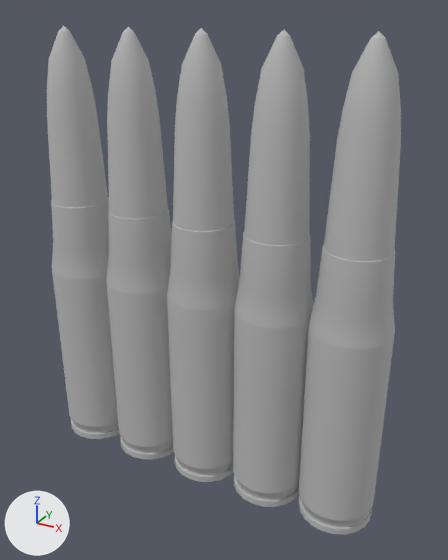
The FBX model Assets/Models/Ammo_7_62_Five.fbx, before and after one commit.
Rendered twice from a 50 mm camera at (0.0165, -0.0179, 0.0175) aimed at (0.0064, 0.0003, 0.0084). The axes (+X, +Y, +Z) are drawn at lower left. The lights are the same throughout.

In view in the first picture: 'Ammo_7_62_Five'.
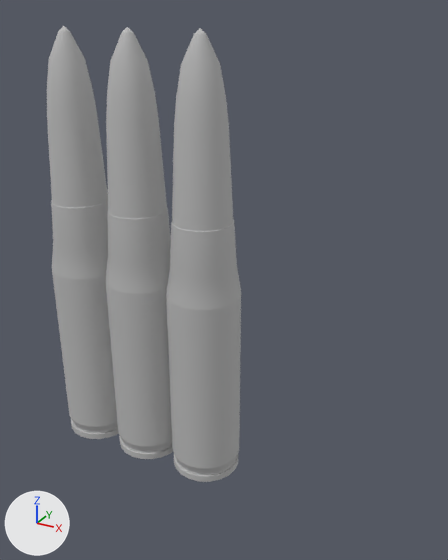
What differs and where, as boxes [x1, y1, x2, y2] in the pictures (448 x 560 px; the box of a moved part takes in the faces that stretch with it):
```json
{"object": "Ammo_7_62_Five", "change": "reshaped, moved, rescaled", "before": [47, 26, 401, 535], "after": [47, 26, 241, 482], "on screen": "45% narrower, 10% shorter"}
{"part": 1, "of": "me_mesh", "change": "moved or reshaped", "before": [106, 27, 174, 459], "after": [105, 27, 173, 459]}
{"part": 2, "of": "me_mesh", "change": "moved or reshaped", "before": [167, 28, 240, 482], "after": [166, 28, 241, 482]}
{"part": 3, "of": "me_mesh", "change": "deleted", "before": [233, 30, 313, 507]}
{"part": 4, "of": "me_mesh", "change": "deleted", "before": [299, 31, 401, 535]}
```

Edits to the scene script, one JSON object a line:
```json
{"block": "me_mesh", "where": "me_mesh.from_pydata(...)  # 3110 vertices, 3200 faces; spans x -1.22..11.06, y 0.0..14.82, z -1.22..1.22"}
{"block": "me_mesh", "where": "# used by ob_ammo_7_62_five; location = (0.00019, 0.0, 0.00001); rotation_euler = (1.571, 0.0, 0.0), in degrees (90, 0, 0); scale = (0.00114, 0.00114, 0.00114)"}
{"block": "me_mesh", "change": "me_mesh part 1: the loose piece of 622 vertices spanning x 1.24..3.68, y 0.0..14.82, z -1.22..1.22 is scaled about its middle by 0.114, then moved by (-2.46, -7.41, 0.0)"}
{"block": "me_mesh", "change": "me_mesh part 2: the loose piece of 622 vertices spanning x 3.7..6.14, y 0.0..14.82, z -1.22..1.22 is scaled about its middle by 0.114, then moved by (-4.64, -7.41, 0.0)"}
{"block": "me_mesh", "change": "me_mesh part 3: the loose piece of 622 vertices spanning x 6.16..8.6, y 0.0..14.82, z -1.22..1.22 is deleted"}
{"block": "me_mesh", "change": "me_mesh part 4: the loose piece of 622 vertices spanning x 8.62..11.06, y 0.0..14.82, z -1.22..1.22 is deleted"}
{"op": "set", "path": "ob_ammo_7_62_five.location", "old": "(0.00019, 0.0, 0.00001)", "new": "(0.00297, 0.0, 0.00846)"}
{"op": "set", "path": "ob_ammo_7_62_five.scale", "old": "(0.00114, 0.00114, 0.00114)", "new": "(0.01, 0.01, 0.01)"}
```
